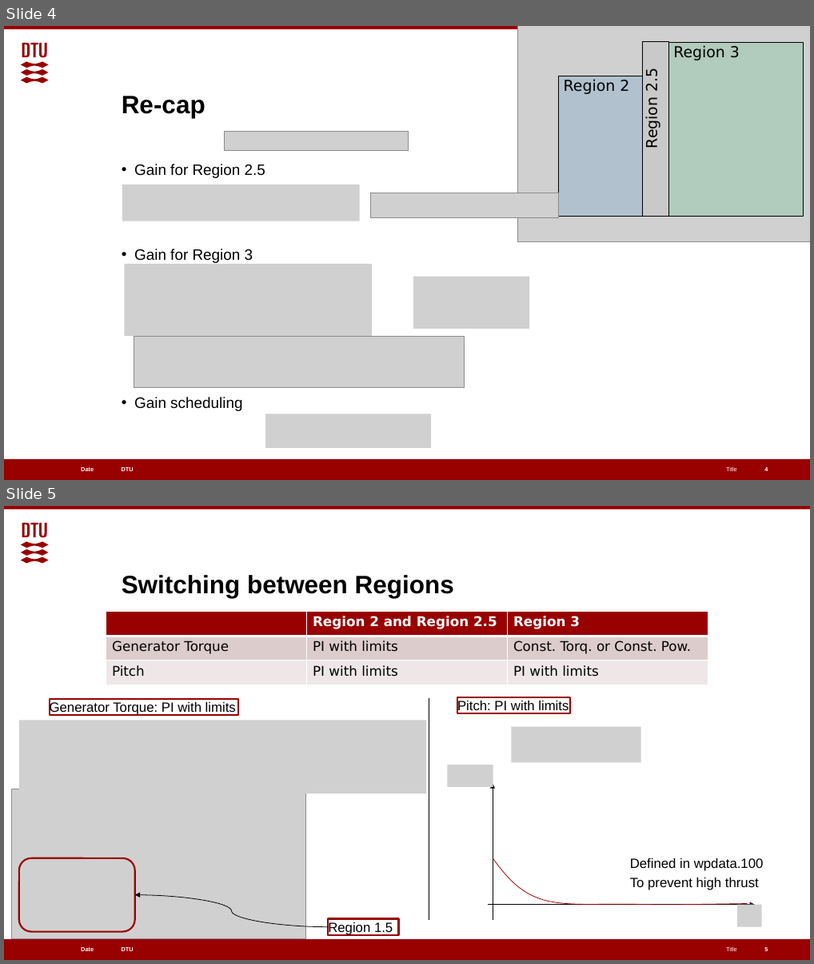
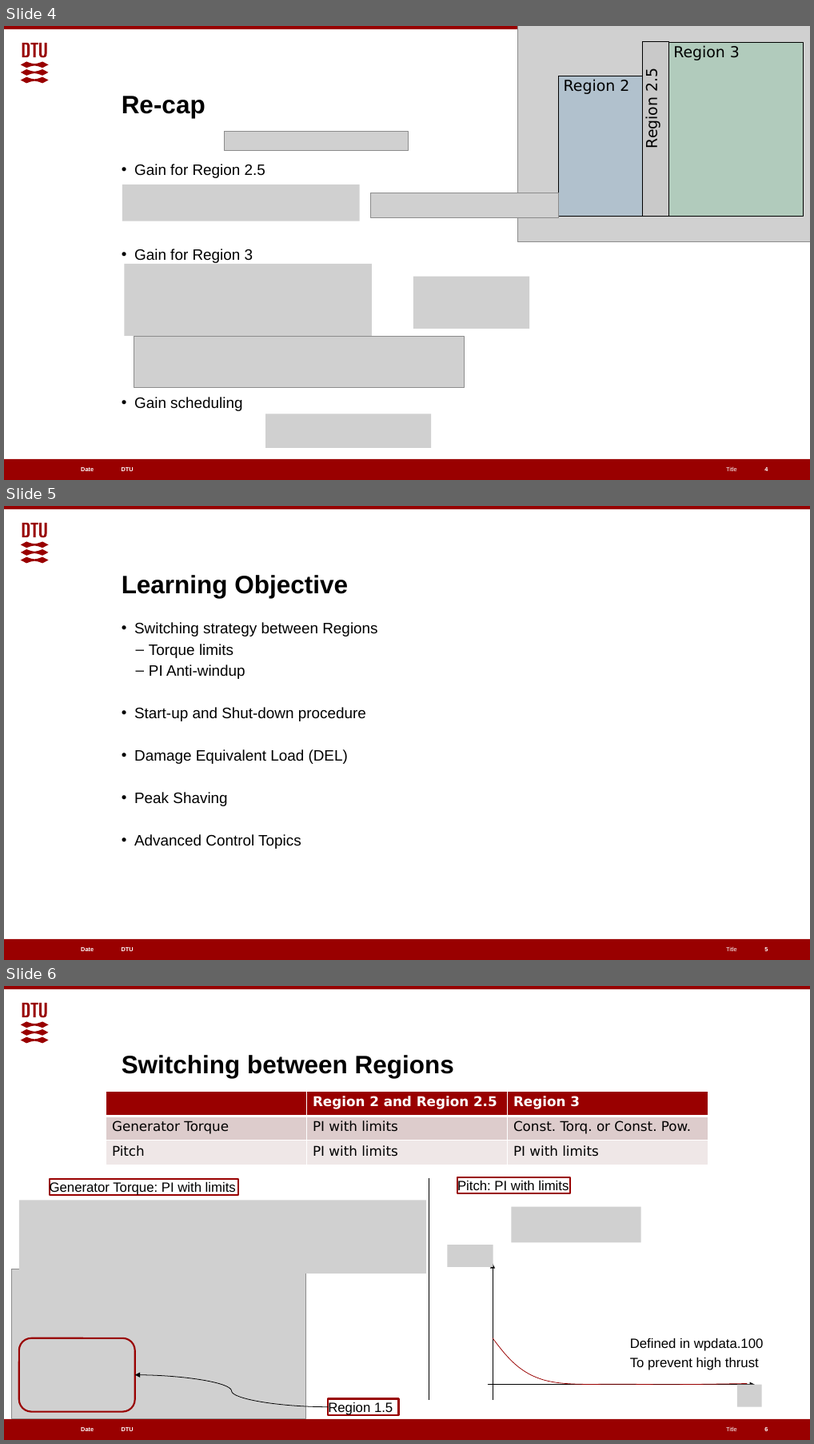
Before and after one commit to alanliowh/Control_Online_Course, a slide deck: teaching materials/Day 3/Day3_Part1.pptx. Shown one above the other, each under a label of ours: slides 4 and 5 before the commit, slides 4, 5 and 6 after it. The pictures are 814x964 and 814x1444 pixels, drawn with LibreOffice and Linux fonts; fonts in the diff are those of the drawing; grey boxes stand for pictures. Boxes give left, top, right and bottom in pixels: in the first picture for what was removed or moved away, otherwise in the second. Text is boxed around its words. In the diff, an @@ line names an element or a change of style, - is before the commit and + after.

```diff
--- a/teaching materials/Day 3/Day3_Part1.pptx
+++ b/teaching materials/Day 3/Day3_Part1.pptx
@@ slide 5 added at [4, 506, 810, 960], background #FFFFFF; not listed: 6 template elements that a slide beside it also shows @@
@@ title added at [122, 575, 348, 598], 30 pt, text #000000, bold @@
+Learning Objective
@@ text added at [134, 622, 378, 848], 18 pt, text #000000 @@
+• Switching strategy between Regions
+  – Torque limits
+  – PI Anti-windup
+• Start-up and Shut-down procedure
+• Damage Equivalent Load (DEL)
+• Peak Shaving
+• Advanced Control Topics
@@ page number added at [765, 946, 768, 952], 7 pt, text #FFFFFF, bold @@
+5
@@ what was slide 5 is now slide 6 @@
```
Also in this commit, not shown: 2 slides changed, 1 other slide added.
